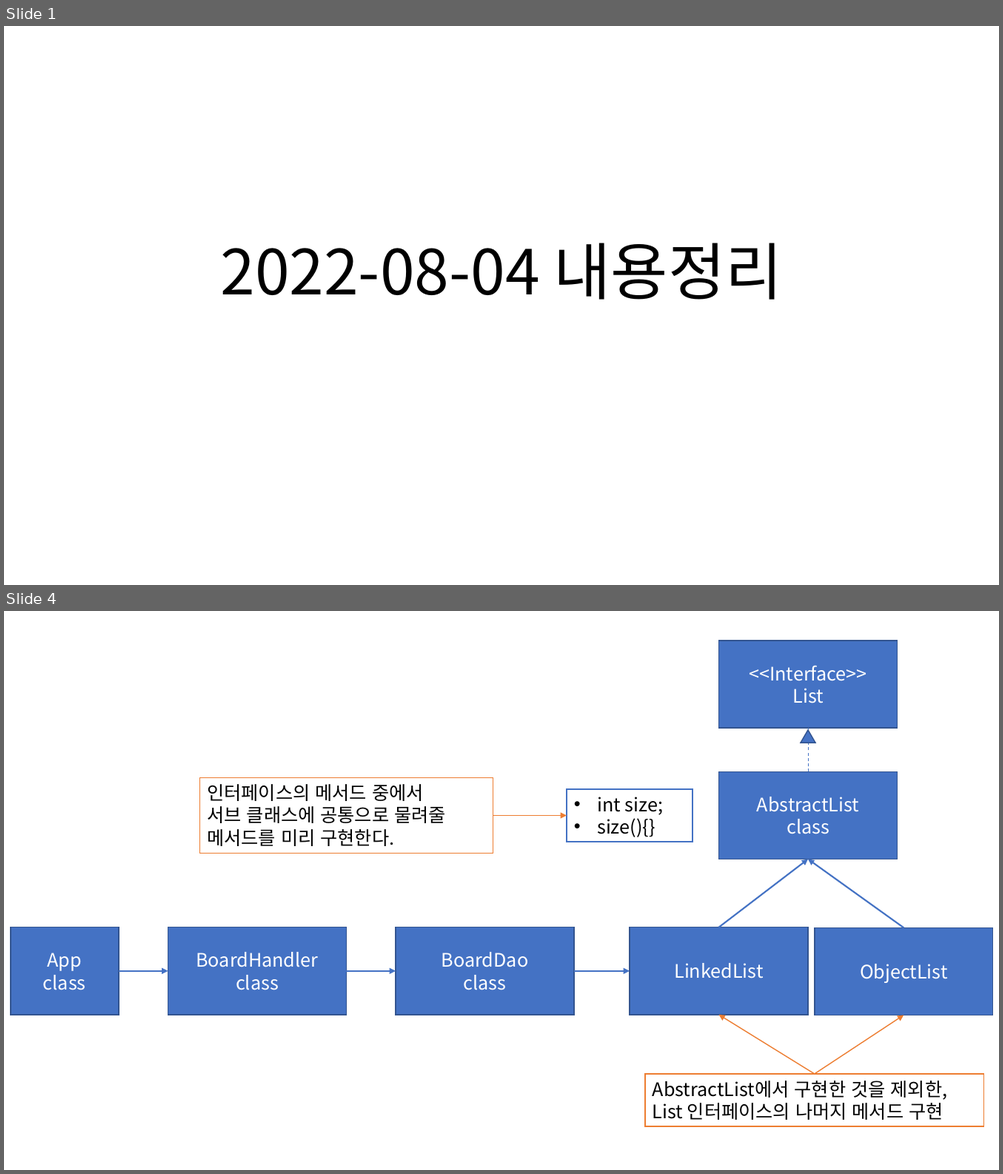
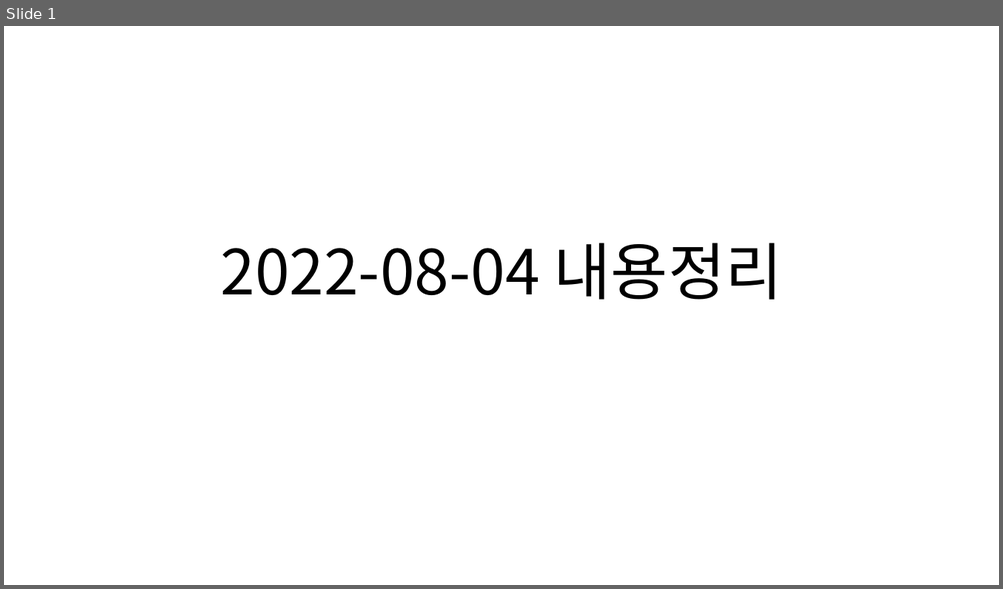
Before and after one commit to Dingadung/2022-study-workspace, a slide deck: study-note/자바/2022-08-04 내용정리 .pptx. Shown one above the other, each under a label of ours: slides 1 and 4 before the commit, slide 1 after it; the slides between them are not shown. The pictures are 1003x1174 and 1003x589 pixels, drawn with LibreOffice and Linux fonts; fonts in the diff are those of the drawing. Boxes give left, top, right and bottom in pixels: in the first picture for what was removed or moved away, otherwise in the second. Text is boxed around its words. In the diff, an @@ line names an element or a change of style, - is before the commit and + after.

```diff
--- a/study-note/자바/2022-08-04 내용정리 .pptx
+++ b/study-note/자바/2022-08-04 내용정리 .pptx
@@ slide 4 removed at [4,611,999,1170], background #FFFFFF @@
@@ rectangle removed at [719,641,897,728] @@
-<<Interface>>
-List
@@ triangle removed at [801,730,816,743] @@
@@ line removed from (808, 772) to (808, 728) @@
@@ rectangle removed at [199,778,492,854] @@
-인터페이스의 메서드 중에서
-서브 클래스에 공통으로 물려줄
-메서드를 미리 구현한다.
@@ rectangle removed at [719,772,897,860] @@
-AbstractList
-class
@@ rectangle removed at [566,789,693,843] @@
-• int size;
-• size(){}
@@ arrow removed from (492, 815) to (566, 815) @@
@@ arrow removed from (719, 927) to (808, 860) @@
@@ arrow removed from (904, 928) to (808, 860) @@
@@ rectangle removed at [11,927,119,1014] @@
-App
-class
@@ rectangle removed at [168,927,347,1014] @@
-BoardHandler
-class
@@ rectangle removed at [395,927,574,1014] @@
-BoardDao
-class
@@ rectangle removed at [629,927,808,1014] @@
-LinkedList
@@ rectangle removed at [814,928,993,1015] @@
-ObjectList
@@ arrow removed from (119, 971) to (168, 971) @@
@@ arrow removed from (347, 971) to (395, 971) @@
@@ arrow removed from (574, 971) to (629, 971) @@
@@ arrow removed from (814, 1074) to (719, 1015) @@
@@ arrow removed from (814, 1074) to (904, 1015) @@
@@ rectangle removed at [645,1074,984,1128] @@
-AbstractList에서 구현한 것을 제외한,
-List 인터페이스의 나머지 메서드 구현
```
Also in this commit, not shown: 1 slide changed, 4 other slides removed, 17 other files.
